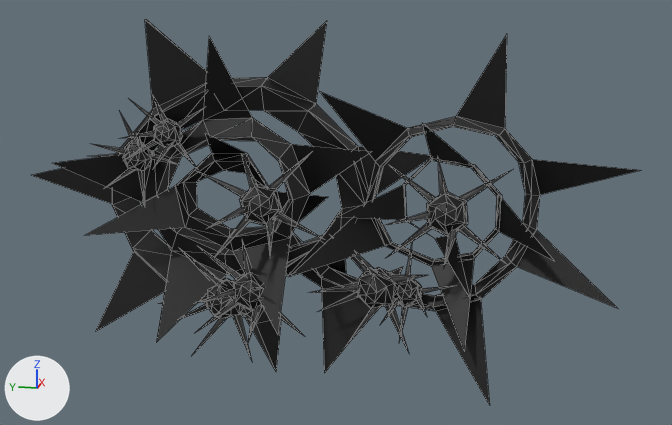
A saved change to the FBX model ProjectPlatformGrappling/Assets/OurStuff/Imports/Environment/SinglePbjects/Nature/ThornsSpiky.fbx.
Before and after are seen from a 50 mm lens placed at (-0.507, -0.139, 0.209), pointed at (-0.008, -0.04, 0.084). The lights are fixed; the arrows at lower left show +X, +Y and +Z. Mesh edges are drawn as thin lines. Where no turn or scale is listed for an object, it has been applied to the vertices.

In view in the first picture: 'Thorns'.
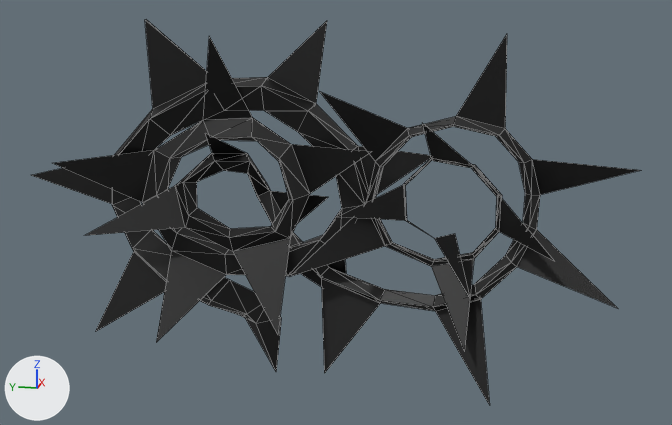
Where the newer file only moved an object's origin or applied its transform, the numbers keep the older frame.

Diff of the bpy script that builds the scene:
```diff
--- a/ProjectPlatformGrappling/Assets/OurStuff/Imports/Environment/SinglePbjects/Nature/ThornsSpiky.fbx.py
+++ b/ProjectPlatformGrappling/Assets/OurStuff/Imports/Environment/SinglePbjects/Nature/ThornsSpiky.fbx.py
@@ me_mesh @@
 # used by ob_thorns; location = (0.0198, 0.0119, -0.0087)
-me_mesh.from_pydata(...)  # 778 vertices, 1267 faces; spans x -0.075..0.012, y -0.21..0.136, z -0.019..0.198
+me_mesh.from_pydata(...)  # 242 vertices, 451 faces; spans x -0.059..0.012, y -0.21..0.136, z -0.019..0.198
+# me_mesh part 1: 64 loose pieces with 536 vertices, spanning x -0.075..-0.008, y -0.148..0.092, z 0.007..0.159, are deleted
 me_mesh.materials.append(mat_flowermat)
-me_mesh.materials.append(mat_thornmat)  # black #3f3f3f
 me_mesh.materials.append(mat_redthornmat)
```

Pixel boxes [x1, y1, x2, y2] of what changed, in the pictures (672 x 425 px):
part 1 of me_mesh, deleted
    before: [92, 96, 511, 361]
